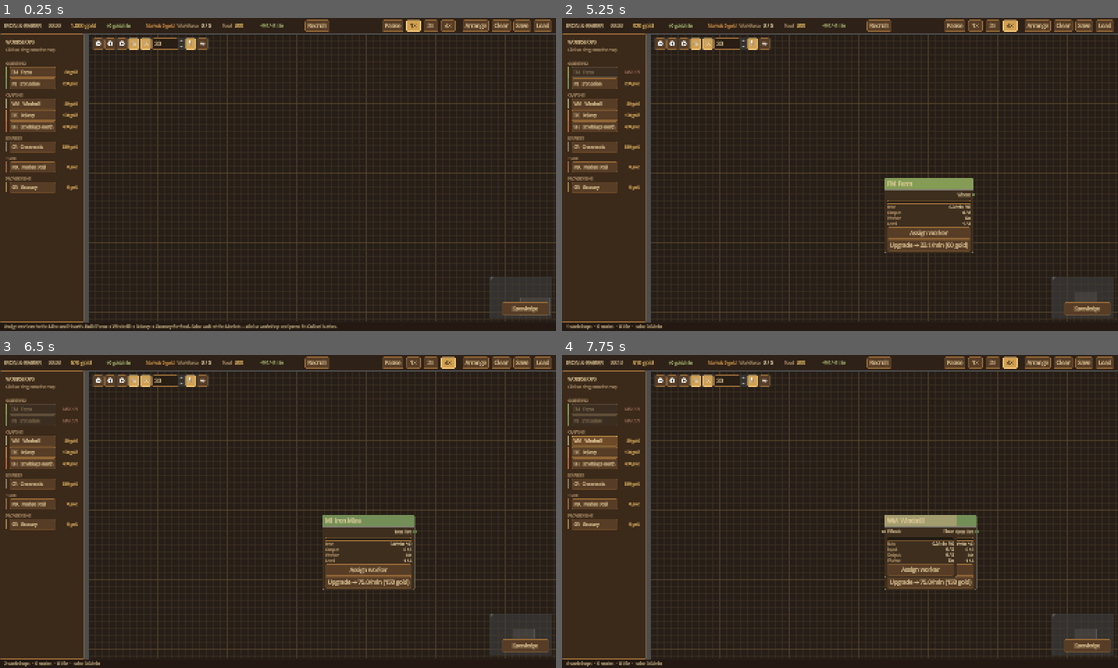
Above: before the commit, frames 1-4 (two rows, left to right).
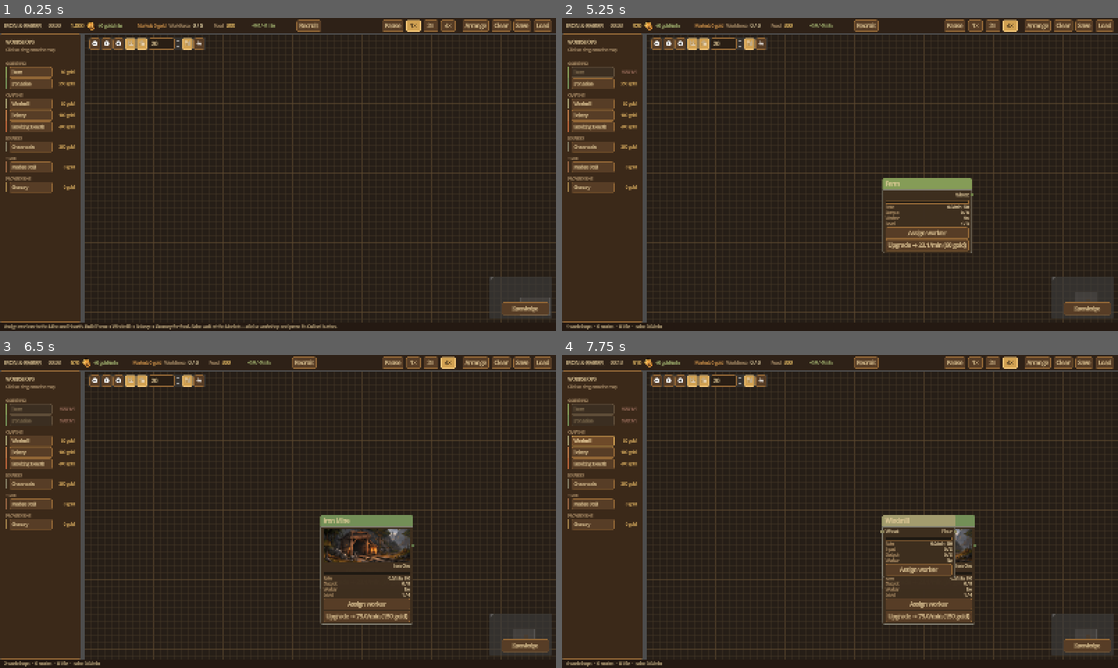
Above: after the commit, the same moments.

Repository: sgtdali/flowgame
Game: Godot game, scene res://features/game/game.tscn
Same seed, same stepped clock (60 frames per second), same inputs: the game is played once before the commit and once after it.
Inputs (mouse positions are in pixels of both pictures, inside the frame that each line leads up to):
- Up to frame 1 (0.25 s): no input
- Up to frame 2 (5.25 s): click "Recruit" at 0.5 s; click "1×" at 1.25 s; click "2×" at 2 s; click "4×" at 2.75 s; click "Arrange" at 3.5 s; click "Clear" at 4.25 s; click (595, 71) at 5 s, where only the run before the commit has a clickable "FM Farm"
- Up to frame 3 (6.5 s): click (33, 420) at 5.75 s, where only the run before the commit has a clickable "MI Iron Mine"
- Up to frame 4 (7.75 s): click (595, 439) at 6.5 s, where only the run before the commit has a clickable "WM Windmill"; click (595, 439) at 7.25 s, where only the run after the commit has a clickable "Windmill"

The runs differ from the first frame. In frame 1, 5.2% of the frame differs, in the area x 2-91%, y 0-98%; in frame 2, 5.7%; in frame 3, 8.6%; in frame 4, 7.7%.

Commit message:
Node ve ust bar gorsellerini ekle

Diff:
--- a/data/block_type.gd
+++ b/data/block_type.gd
@@ -26,6 +26,8 @@
 @export var category: Category = Category.PROCESS
 @export var accent_color: Color = Color(0.29, 0.64, 0.87)
 @export var icon_char: String = "??"
+## Akış düğümünün başlığının altında gösterilecek istasyona özel illüstrasyon.
+@export var node_image: Texture2D = null
 @export var food_chain: bool = false
 @export var food_item: ItemType = null
 @export_multiline var description: String = ""
--- a/data/block_types/maden_ocagi.tres
+++ b/data/block_types/maden_ocagi.tres
@@ -2,6 +2,7 @@
 
 [ext_resource type="Resource" uid="uid://wsqwksxvt4ya" path="res://data/recipes/r_cevher.tres" id="1_oxrox"]
 [ext_resource type="Script" uid="uid://b4482t0h7gvkl" path="res://data/block_type.gd" id="2_htaww"]
+[ext_resource type="Texture2D" path="res://assets/nodes/iron_mine_node.png" id="3_iron_mine_image"]
 
 [resource]
 script = ExtResource("2_htaww")
@@ -10,6 +11,7 @@
 category = 0
 accent_color = Color(0.45, 0.56, 0.34, 1)
 icon_char = "MI"
+node_image = ExtResource("3_iron_mine_image")
 description = "Extracts iron ore continuously. The beginning of every crafting route."
 recipe = ExtResource("1_oxrox")
 input_capacity = 0
--- a/features/block_palette/palette_item.gd
+++ b/features/block_palette/palette_item.gd
@@ -11,7 +11,7 @@
 
 func setup(type: BlockType) -> void:
 	block_type = type
-	text = "%s   %s" % [type.icon_char, type.display_name]
+	text = type.display_name
 	alignment = HORIZONTAL_ALIGNMENT_LEFT
 	tooltip_text = "%s\n%s" % [type.category_label(), type.description]
 	custom_minimum_size = Vector2(0.0, 30.0)
@@ -40,7 +40,7 @@
 	panel.add_theme_stylebox_override(&"panel", style)
 
 	var label := Label.new()
-	label.text = "%s  %s" % [block_type.icon_char, block_type.display_name]
+	label.text = block_type.display_name
 	label.add_theme_font_size_override(&"font_size", 12)
 	label.add_theme_color_override(&"font_color", Color(0.16, 0.11, 0.07))
 	panel.add_child(label)
--- a/features/flow_canvas/flow_block.gd
+++ b/features/flow_canvas/flow_block.gd
@@ -146,6 +146,9 @@
 	var row_count: int = maxi(inputs.size(), outputs.size())
 	var accent: Color = block_type.accent_color
 
+	if block_type.node_image != null:
+		add_child(_build_node_image())
+
 	for i in row_count:
 		var has_in: bool = i < inputs.size()
 		var has_out: bool = i < outputs.size()
@@ -189,6 +192,17 @@
 
 	add_child(_build_stats_grid())
 	_build_action_buttons()
+
+
+## İllüstrasyon başlığın hemen altında, düğüm gövdesinin tam genişliğinde yaşar.
+func _build_node_image() -> TextureRect:
+	var image := TextureRect.new()
+	image.texture = block_type.node_image
+	image.custom_minimum_size = Vector2(0.0, 96.0)
+	image.expand_mode = TextureRect.EXPAND_IGNORE_SIZE
+	image.stretch_mode = TextureRect.STRETCH_KEEP_ASPECT_COVERED
+	image.mouse_filter = Control.MOUSE_FILTER_IGNORE
+	return image
 
 
 ## Bilgi özeti: iki sütunlu ızgara.
@@ -256,7 +270,7 @@
 
 
 func _refresh_header() -> void:
-	title = "%s  %s" % [block_type.icon_char, block_label]
+	title = block_label
 	tooltip_text = "%s — %s\n%s" % [
 		block_type.display_name, block_type.category_label(), block_type.description
 	]
--- a/features/game/game.tscn
+++ b/features/game/game.tscn
@@ -1,9 +1,10 @@
-[gd_scene load_steps=8 format=3]
+[gd_scene load_steps=9 format=3]
 
 [ext_resource type="Script" path="res://features/game/game_controller.gd" id="1_editor"]
 [ext_resource type="PackedScene" path="res://features/block_palette/block_palette.tscn" id="2_palette"]
 [ext_resource type="Script" path="res://features/flow_canvas/flow_canvas.gd" id="3_canvas"]
 [ext_resource type="PackedScene" path="res://features/research_panel/research_panel.tscn" id="5_research"]
+[ext_resource type="Texture2D" path="res://assets/ui/coin_topbar.png" id="6_coin_topbar"]
 
 [sub_resource type="StyleBoxFlat" id="StyleBoxFlat_topbar"]
 bg_color = Color(0.18, 0.13, 0.09, 1)
@@ -68,11 +69,17 @@
 
 [node name="Money" type="Label" parent="Root/TopBar/TopMargin/TopBox"]
 unique_name_in_owner = true
-custom_minimum_size = Vector2(96, 0)
 layout_mode = 2
 theme_override_colors/font_color = Color(0.92, 0.75, 0.40, 1)
 theme_override_font_sizes/font_size = 15
-text = "0 gold"
+text = "0"
+
+[node name="GoldIcon" type="TextureRect" parent="Root/TopBar/TopMargin/TopBox"]
+custom_minimum_size = Vector2(25, 25)
+layout_mode = 2
+texture = ExtResource("6_coin_topbar")
+expand_mode = 1
+stretch_mode = 5
 
 [node name="MoneyRate" type="Label" parent="Root/TopBar/TopMargin/TopBox"]
 unique_name_in_owner = true
--- a/features/game/game_controller.gd
+++ b/features/game/game_controller.gd
@@ -366,7 +366,7 @@
 		_clock.text = clock
 
 	var balance: int = _balance()
-	var money: String = "%s gold" % GameConfig.format_money(balance)
+	var money: String = GameConfig.format_money(balance)
 	if money != _last_money:
 		_last_money = money
 		_money.text = money
Binary file added: assets/nodes/iron_mine_node.png
Not shown, added: assets/nodes/iron_mine_node.png.import
Binary file added: assets/ui/coin_topbar.png
Not shown, added: assets/ui/coin_topbar.png.import
